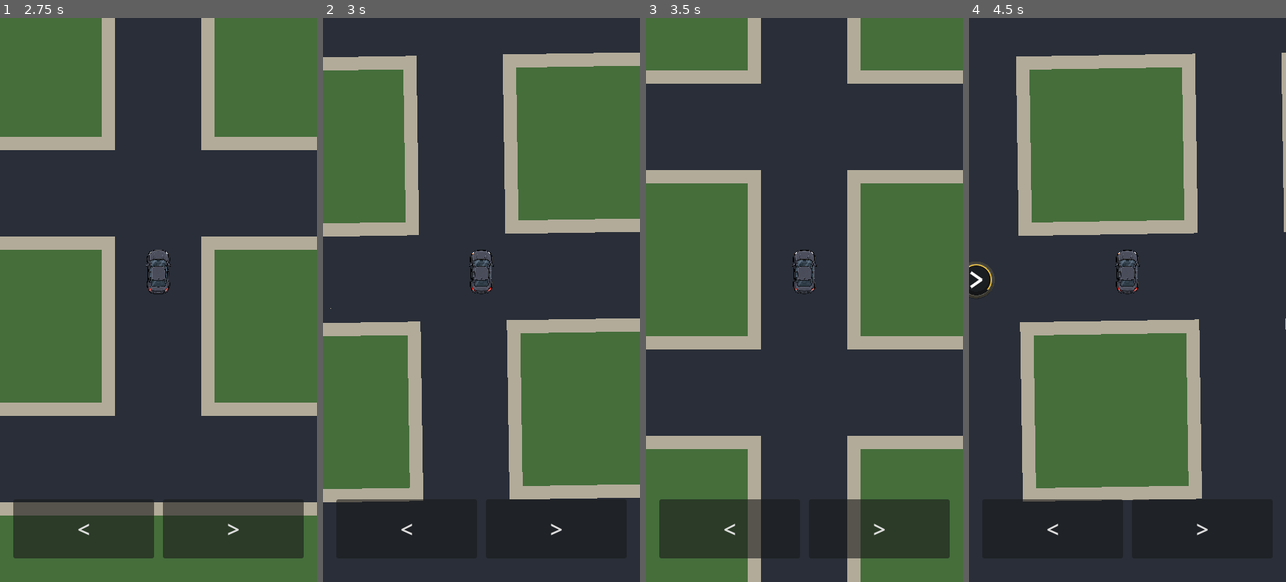
Above: before the commit, frames 1-4 (left to right).
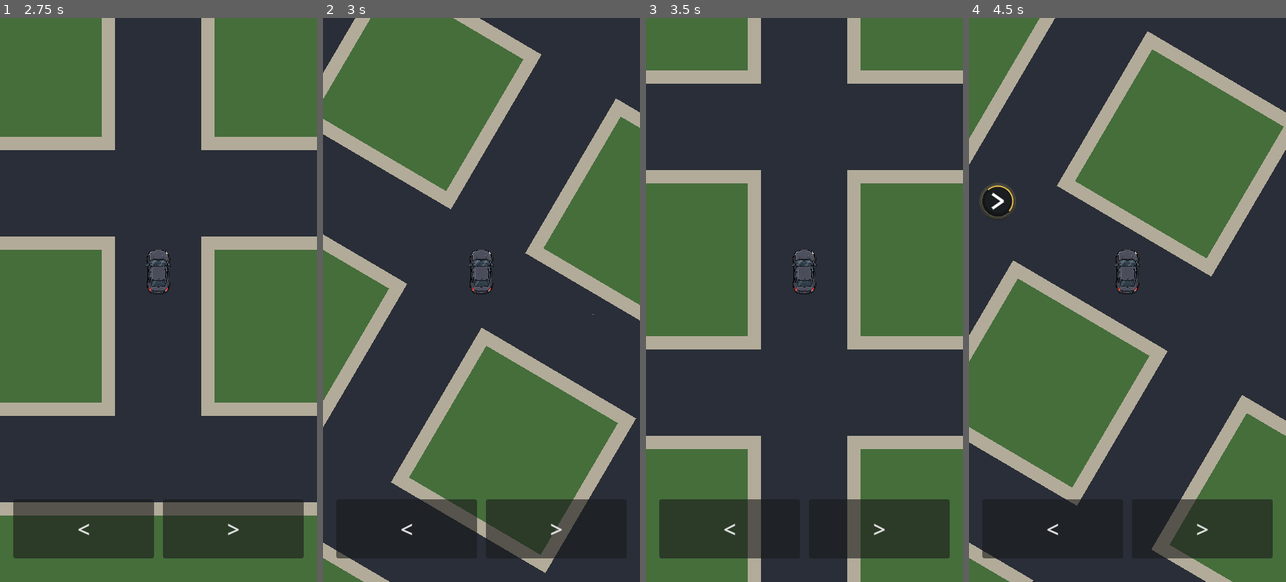
Above: after the commit, the same moments.

Repository: patrickcallahancomedy/comedian
Game: Godot game, scene res://scenes/drive/drive_module.tscn
The game is run twice, just before and just after one commit, with the same random seed, the same clock (stepped at 60 frames per second) and the same inputs.
Inputs (mouse positions are in pixels of both pictures, inside the frame that each line leads up to):
- Up to frame 1 (2.75 s): click "<" at 0.5 s; click ">" at 1.25 s; click "START" at 2 s
- Up to frame 2 (3 s): tap Enter (ui_accept) at 2.75 s; move the mouse to (551, 271) at 2.77 s; hold Right from 2.78 s (still down); tap Space at 2.85 s; click (551, 271) at 2.92 s
- Up to frame 3 (3.5 s): keep holding Right; tap Enter (ui_accept) at 3.02 s
- Up to frame 4 (4.5 s): release Right at 3.5 s; drag from (1064, 328) to (1111, 412) at 3.52 s; move the mouse to (1159, 175) at 4.27 s; hold Right from 4.28 s (still down); tap Space at 4.35 s

Frame 1 is identical in both runs. In frame 2, 60% of the frame differs, in the area x 0-100%, y 0-100%; in frame 3, 0.1%; in frame 4, 50%.

Commit message:
Refine drift timing and stabilize connectors

Diff:
--- a/godot/scripts/drive/drive_grid_controller.gd
+++ b/godot/scripts/drive/drive_grid_controller.gd
@@ -74,7 +74,8 @@
 const CAMERA_COUNTER_NUDGE_PIXELS := 5.0
 const STEERING_FEEDBACK_DECAY := 5.5
 const CAMERA_NUDGE_DECAY := 7.0
-const TURN_OVERSHOOT_STRENGTH := 0.80
+const DRIFT_TAIL_START := 0.62
+const DRIFT_TAIL_END := 1.0
 const GRID_COLOR := Color(0.08, 0.09, 0.09, 0.45)
 const BORDER_COLOR := Color(0.93, 0.92, 0.86)
 
@@ -86,6 +87,7 @@
 var drive_time := 0.0
 var missed_turns := 0
 var steering_feedback := 0.0
+var turn_drift_direction := 0.0
 var camera_nudge := Vector2.ZERO
 
 var road_kind := "neighborhood"
@@ -150,6 +152,7 @@
 	drive_time = 0.0
 	missed_turns = 0
 	steering_feedback = 0.0
+	turn_drift_direction = 0.0
 	camera_nudge = Vector2.ZERO
 	road_kind = "neighborhood"
 	neighborhood_cell = MAP.NEIGHBORHOOD_START
@@ -203,10 +206,15 @@
 		map_rotation = lerp_angle(
 			map_rotation_from,
 			map_rotation_to,
-			_ease_turn_with_overshoot(turn_t)
-		)
+			_ease_turn_in_out(turn_t)
+		)
+		if absf(turn_drift_direction) > 0.001:
+			steering_feedback = _late_fishtail_amount(turn_t) * turn_drift_direction
 	else:
 		map_rotation = map_rotation_to
+		if absf(turn_drift_direction) > 0.001:
+			turn_drift_direction = 0.0
+			steering_feedback = 0.0
 
 	_advance_continuous_motion(delta)
 
@@ -339,6 +347,7 @@
 		and heading == MAP.NEIGHBORHOOD_GATE_SIDE
 	):
 		road_kind = "connector_one"
+		_stabilize_for_connector()
 		move_to = MAP.highway_entry_point()
 		scale_to = MAP.car_scale_for_cell(MAP.HIGHWAY_CELL)
 		motion_direction = (move_to - move_from).normalized()
@@ -362,6 +371,7 @@
 	if highway_column >= MAP.HIGHWAY_COLUMNS - 1:
 		if highway_lane == MAP.HIGHWAY_EXIT_LANE:
 			road_kind = "connector_two"
+			_stabilize_for_connector()
 			move_to = _city_entry_point()
 			# The off-ramp widens to a full city-block width, so the car can
 			# grow smoothly all the way to its city scale before crossing in.
@@ -434,7 +444,7 @@
 		return
 
 	if road_kind == "neighborhood" or road_kind == "city":
-		_trigger_steering_feedback(-1.0)
+		turn_drift_direction = -1.0
 		_set_heading(Vector2i(heading.y, -heading.x))
 
 
@@ -448,7 +458,7 @@
 		return
 
 	if road_kind == "neighborhood" or road_kind == "city":
-		_trigger_steering_feedback(1.0)
+		turn_drift_direction = 1.0
 		_set_heading(Vector2i(-heading.y, heading.x))
 
 
@@ -487,11 +497,25 @@
 	)
 
 
-func _ease_turn_with_overshoot(t: float) -> float:
-	var x := clampf(t, 0.0, 1.0) - 1.0
-	var c1 := TURN_OVERSHOOT_STRENGTH
-	var c3 := c1 + 1.0
-	return 1.0 + c3 * x * x * x + c1 * x * x
+func _stabilize_for_connector() -> void:
+	steering_feedback = 0.0
+	turn_drift_direction = 0.0
+	camera_nudge = Vector2.ZERO
+	player_car.rotation = 0.0
+
+
+func _ease_turn_in_out(t: float) -> float:
+	var x := clampf(t, 0.0, 1.0)
+	# Smootherstep: zero angular velocity at both ends, fastest in the middle.
+	return x * x * x * (x * (x * 6.0 - 15.0) + 10.0)
+
+
+func _late_fishtail_amount(t: float) -> float:
+	if t <= DRIFT_TAIL_START or t >= DRIFT_TAIL_END:
+		return 0.0
+	var phase := inverse_lerp(DRIFT_TAIL_START, DRIFT_TAIL_END, t)
+	# One clean rear-end kick near the end of the turn, then settle to center.
+	return sin(phase * PI)
 
 
 func _set_heading(new_heading: Vector2i) -> void:
@@ -514,13 +538,17 @@
 
 
 func _update_car_visual() -> void:
+	var visual_feedback := steering_feedback
+	if road_kind.begins_with("connector"):
+		visual_feedback = 0.0
+
 	var sway := Vector2(
-		steering_feedback * STEERING_SWAY_PIXELS,
+		visual_feedback * STEERING_SWAY_PIXELS,
 		0.0
 	)
 	player_car.position = car_base_position + sway
 	player_car.scale = Vector2.ONE * CAR_REFERENCE_SCALE * visual_cell_scale
-	player_car.rotation = steering_feedback * STEERING_LEAN_RADIANS
+	player_car.rotation = visual_feedback * STEERING_LEAN_RADIANS
 
 
 func _draw() -> void:
--- a/godot/tests/drive_grid_test.gd
+++ b/godot/tests/drive_grid_test.gd
@@ -279,6 +279,15 @@
 	drive.scale_from = 0.5
 	drive._begin_highway_step()
 	_check(drive.road_kind == "highway", "Connector did not enter highway")
+	drive.road_kind = "connector_one"
+	drive.steering_feedback = 1.0
+	drive.turn_drift_direction = 1.0
+	drive.camera_nudge = Vector2(5.0, 0.0)
+	drive._stabilize_for_connector()
+	_check(is_equal_approx(drive.steering_feedback, 0.0), "Connector keeps steering wobble")
+	_check(is_equal_approx(drive.turn_drift_direction, 0.0), "Connector keeps drift state")
+	_check(drive.camera_nudge == Vector2.ZERO, "Connector keeps camera wobble")
+	drive.road_kind = "highway"
 	if navigation != null:
 		navigation._update_status_visibility()
 		_check(not drive.status_label.visible, "Highway status text should be hidden")
@@ -306,8 +315,24 @@
 		"Steering pivot ratio changed from front-axle fishtail setup"
 	)
 	_check(
-		drive._ease_turn_with_overshoot(0.80) > 1.0,
-		"Turn easing does not overshoot before settling"
+		drive._ease_turn_in_out(0.1) < 0.1,
+		"Turn does not ease in"
+	)
+	_check(
+		drive._ease_turn_in_out(0.9) > 0.9,
+		"Turn does not ease out"
+	)
+	_check(
+		is_equal_approx(drive._late_fishtail_amount(0.4), 0.0),
+		"Fishtail starts too early"
+	)
+	_check(
+		drive._late_fishtail_amount(0.8) > 0.8,
+		"Fishtail does not peak near the end of the turn"
+	)
+	_check(
+		is_equal_approx(drive._late_fishtail_amount(1.0), 0.0),
+		"Fishtail does not settle at turn completion"
 	)
 
 	# A missed exit continues forward seamlessly instead of visibly resetting.
